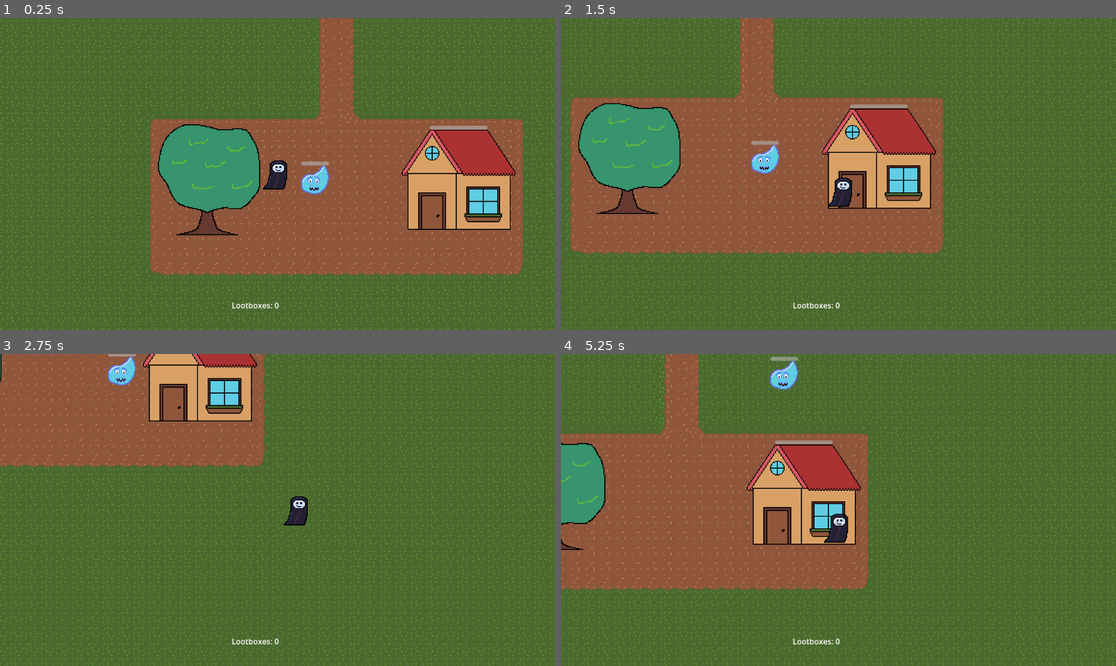
Above: before the commit, frames 1-4 (two rows, left to right).
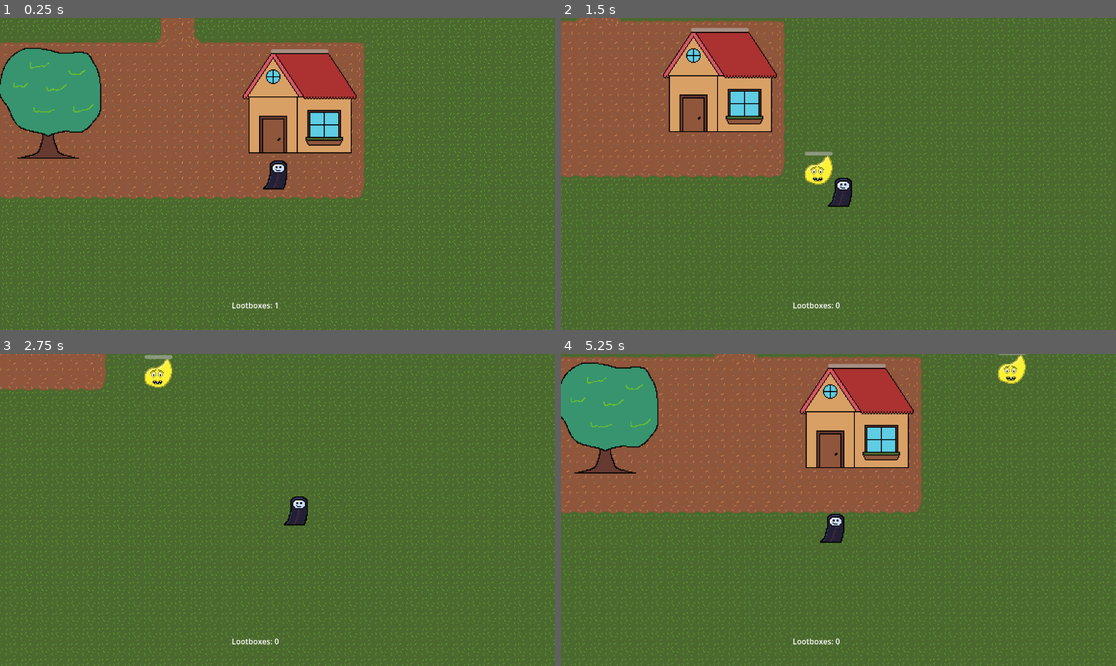
Above: after the commit, the same moments.

Repository: Uvecrep/Gamba
Game: Godot game, scene res://levels/main.tscn
Same seed, same stepped clock (60 frames per second), same inputs: the game is played once before the commit and once after it.
Inputs:
- Up to frame 1 (0.25 s): no input
- Up to frame 2 (1.5 s): tap Enter at 0.5 s; hold D (right) 0.53-1.28 s; tap E (interact) at 0.6 s; hold S (down) from 1.28 s (still down); tap Q (use_lootbox) at 1.35 s
- Up to frame 3 (2.75 s): release S (down) at 2.03 s; hold D (right) from 2.03 s (still down); tap E (interact) at 2.1 s
- Up to frame 4 (5.25 s): release D (right) at 2.78 s; hold W (up) 2.78-3.53 s; tap Q (use_lootbox) at 2.85, 4.35 s; hold A (left) 3.53-5.03 s; tap E (interact) at 3.6, 5.1 s; hold S (down) from 5.03 s (still down)

The runs differ from the first frame. In frame 1, 58% of the frame differs, in the area x 0-100%, y 0-100%; in frame 2, 45%; in frame 3, 23%; in frame 4, 43%.

Commit message:
Integrate existing resource-based loot-box system with main game lootbox logic. Make rare summons, use new rare summons texture for sprite.

Diff:
--- a/assets/lootbox/lootbox.gd
+++ b/assets/lootbox/lootbox.gd
@@ -16,12 +16,25 @@
 	var total_weight: float = 0.0
 
 	for x in lootTable:
+		if x == null:
+			continue
+		if x.weight <= 0.0:
+			continue
 		total_weight += x.weight
+
+	if total_weight <= 0.0:
+		assert(false, "Lootbox.roll() failed: all loot entry weights are <= 0")
+		return null
 
 	var rand: float = randf() * total_weight
 	var cumulative: float = 0.0
 
 	for x in lootTable:
+		if x == null:
+			continue
+		if x.weight <= 0.0:
+			continue
+
 		cumulative += x.weight
 		if rand <= cumulative:
 			return x
--- a/assets/lootbox/lootbox_outcome.gd
+++ b/assets/lootbox/lootbox_outcome.gd
@@ -3,5 +3,6 @@
 
 # Base class for outcomes of a Lootbox roll
 
-func execute() -> void:
-	print("Base outcome")
+func execute(_context: Dictionary = {}) -> bool:
+	push_warning("LootboxOutcome.execute() called on base class; no outcome was applied.")
+	return false
--- a/assets/lootbox/lootbox_outcome_print.gd
+++ b/assets/lootbox/lootbox_outcome_print.gd
@@ -5,5 +5,6 @@
 
 @export var to_print : String
 
-func execute() -> void:
+func execute(_context: Dictionary = {}) -> bool:
 	print("LootboxOutcomePrint: " + to_print)
+	return true
--- /dev/null
+++ b/assets/lootbox/lootbox_outcome_spawn_summon.gd
@@ -0,0 +1,69 @@
+extends LootboxOutcome
+class_name LootboxOutcomeSpawnSummon
+
+@export var summon_scene: PackedScene = preload("res://entities/summon/summon.tscn")
+@export var spawn_distance: float = 48.0
+@export var damage_multiplier: float = 1.0
+@export var max_health_multiplier: float = 1.0
+@export var summon_texture_override: Texture2D
+
+func execute(context: Dictionary = {}) -> bool:
+	var opener := context.get("opener") as Node2D
+	if opener == null:
+		push_warning("LootboxOutcomeSpawnSummon: missing Node2D opener in context.")
+		return false
+	if summon_scene == null:
+		push_warning("LootboxOutcomeSpawnSummon: summon_scene is not configured.")
+		return false
+
+	var summon_node := summon_scene.instantiate() as Node2D
+	if summon_node == null:
+		push_warning("LootboxOutcomeSpawnSummon: summon_scene does not instantiate to Node2D.")
+		return false
+
+	_apply_stat_modifiers(summon_node)
+	_apply_visual_modifiers(summon_node)
+
+	var spawn_parent: Node = opener.get_tree().current_scene
+	if spawn_parent == null:
+		spawn_parent = opener.get_parent()
+	if spawn_parent == null:
+		spawn_parent = opener
+
+	spawn_parent.add_child(summon_node)
+	summon_node.global_position = _pick_spawn_position(opener.global_position)
+	return true
+
+func _pick_spawn_position(origin: Vector2) -> Vector2:
+	var spawn_direction := Vector2.RIGHT.rotated(randf() * TAU)
+	return origin + (spawn_direction * spawn_distance)
+
+func _apply_stat_modifiers(summon_node: Node) -> void:
+	if _has_property(summon_node, "attack_damage"):
+		var current_damage := float(summon_node.get("attack_damage"))
+		summon_node.set("attack_damage", current_damage * maxf(damage_multiplier, 0.01))
+
+	if _has_property(summon_node, "max_health"):
+		var current_health := float(summon_node.get("max_health"))
+		summon_node.set("max_health", current_health * maxf(max_health_multiplier, 0.01))
+
+func _apply_visual_modifiers(summon_node: Node2D) -> void:
+	if summon_texture_override == null:
+		return
+
+	var sprite := summon_node.get_node_or_null("Sprite2D") as Sprite2D
+	if sprite == null:
+		var fallback := summon_node.find_child("Sprite2D", true, false)
+		sprite = fallback as Sprite2D
+
+	if sprite == null:
+		push_warning("LootboxOutcomeSpawnSummon: summon has no Sprite2D to override texture.")
+		return
+
+	sprite.texture = summon_texture_override
+
+func _has_property(node: Object, property_name: StringName) -> bool:
+	for property_data in node.get_property_list():
+		if StringName(property_data.get("name", "")) == property_name:
+			return true
+	return false
--- /dev/null
+++ b/assets/lootbox/main_starting_lootbox.tres
@@ -0,0 +1,34 @@
+[gd_resource type="Resource" script_class="Lootbox" format=3 uid="uid://cp1vkiokldj33"]
+
+[ext_resource type="Script" uid="uid://dyxn4ehwu0w0d" path="res://assets/lootbox/lootbox.gd" id="1_lootbox"]
+[ext_resource type="Script" uid="uid://bf8k3eubtelf0" path="res://assets/lootbox/loot_entry.gd" id="2_entry"]
+[ext_resource type="Script" uid="uid://b8tplg8ohx7w4" path="res://assets/lootbox/lootbox_outcome_spawn_summon.gd" id="3_spawn_outcome"]
+[ext_resource type="Script" uid="uid://cpkrdf3d52eb1" path="res://assets/lootbox/lootbox_mod.gd" id="4_fi66f"]
+[ext_resource type="PackedScene" uid="uid://d1i770h2w5bx1" path="res://entities/summon/summon.tscn" id="4_summon_scene"]
+[ext_resource type="Texture2D" uid="uid://0sej33u0fs" path="res://assets/characters/rare_summon.png" id="5_rare_summon_texture"]
+
+[sub_resource type="Resource" id="Outcome_Normal"]
+script = ExtResource("3_spawn_outcome")
+
+[sub_resource type="Resource" id="Entry_Normal"]
+script = ExtResource("2_entry")
+outcome = SubResource("Outcome_Normal")
+weight = 80.0
+
+[sub_resource type="Resource" id="Outcome_Rare"]
+script = ExtResource("3_spawn_outcome")
+damage_multiplier = 1.2
+max_health_multiplier = 1.2
+summon_texture_override = ExtResource("5_rare_summon_texture")
+
+[sub_resource type="Resource" id="Entry_Rare"]
+script = ExtResource("2_entry")
+outcome = SubResource("Outcome_Rare")
+weight = 20.0
+
+[resource]
+script = ExtResource("1_lootbox")
+name = "Starter Summon Box"
+color = "Green"
+description = "Summons an ally. 20% chance to summon a rarer stronger ally."
+lootTable = Array[ExtResource("2_entry")]([SubResource("Entry_Normal"), SubResource("Entry_Rare")])
--- a/entities/player/player.gd
+++ b/entities/player/player.gd
@@ -1,13 +1,12 @@
 extends CharacterBody2D
 
 @export var speed: float = 400.0
-@export var starting_lootboxes: int = 0
+@export var starting_lootboxes: int = 1
 @export var harvest_range: float = 96.0
 @export var harvest_amount_per_interaction: int = 1
 @export var harvest_action: StringName = &"interact"
 @export var use_lootbox_action: StringName = &"use_lootbox"
-@export var summon_scene: PackedScene = preload("res://entities/summon/summon.tscn")
-@export var summon_spawn_distance: float = 48.0
+@export var active_lootbox: Lootbox = preload("res://assets/lootbox/main_starting_lootbox.tres")
 
 signal lootbox_inventory_changed(current: int, previous: int)
 
@@ -65,14 +64,11 @@
 
 	if not Input.is_action_just_pressed(use_lootbox_action):
 		return
-	if summon_scene == null:
-		push_warning("Player: summon_scene is not configured; cannot use lootbox.")
-		return
 	if not try_spend_lootboxes(1):
 		return
 
-	if not _spawn_summon_from_lootbox():
-		# Refund on spawn failure so lootboxes are not lost by configuration errors.
+	if not _open_active_lootbox():
+		# Refund on roll/outcome failure so lootboxes are not lost by configuration errors.
 		add_lootboxes(1)
 
 func _find_nearest_harvestable_tree() -> Node:
@@ -98,25 +94,26 @@
 
 	return nearest_tree
 
-func _spawn_summon_from_lootbox() -> bool:
-	var summon_node := summon_scene.instantiate() as Node2D
-	if summon_node == null:
-		push_warning("Player: summon_scene does not instantiate to a Node2D.")
+func _open_active_lootbox() -> bool:
+	if active_lootbox == null:
+		push_warning("Player: active_lootbox is not configured; cannot open lootbox.")
 		return false
 
-	if get_tree().current_scene != null:
-		get_tree().current_scene.add_child(summon_node)
-	elif get_parent() != null:
-		get_parent().add_child(summon_node)
-	else:
-		add_child(summon_node)
-
-	summon_node.global_position = _pick_summon_spawn_position()
-	return true
-
-func _pick_summon_spawn_position() -> Vector2:
-	var spawn_direction := Vector2.RIGHT.rotated(randf() * TAU)
-	return global_position + (spawn_direction * summon_spawn_distance)
+	var rolled_entry: LootEntry = active_lootbox.roll()
+	if rolled_entry == null:
+		push_warning("Player: active_lootbox returned no LootEntry.")
+		return false
+	if rolled_entry.outcome == null:
+		push_warning("Player: rolled LootEntry has no outcome.")
+		return false
+
+	var context := {
+		"opener": self,
+		"player": self,
+		"current_scene": get_tree().current_scene,
+	}
+
+	return bool(rolled_entry.outcome.execute(context))
 
 func _configure_world_bounds() -> void:
 	var tile_map_layer := _find_world_tile_map_layer()
--- a/entities/tree/tree.tscn
+++ b/entities/tree/tree.tscn
@@ -20,7 +20,7 @@
 texture = ExtResource("2_j2nfi")
 
 [node name="GrowthTimer" type="Timer" parent="." unique_id=2084177012]
-wait_time = 30.0
+wait_time = 20.0
 
 [node name="FruitSprites" type="Node2D" parent="." unique_id=1032264095]
 
--- a/levels/main.tscn
+++ b/levels/main.tscn
@@ -2,12 +2,11 @@
 
 [ext_resource type="PackedScene" uid="uid://bhxxgyq6e3ond" path="res://entities/player/player.tscn" id="1_2262g"]
 [ext_resource type="PackedScene" uid="uid://d34vqfagsgpkm" path="res://levels/world.tscn" id="2_wdj6m"]
-[ext_resource type="PackedScene" uid="uid://d1i770h2w5bx1" path="res://entities/summon/summon.tscn" id="4_wrc4g"]
 [ext_resource type="PackedScene" uid="uid://domyo1x6j4x7w" path="res://entities/enemy/enemy_spawner.tscn" id="5_u7xt2"]
 [ext_resource type="PackedScene" uid="uid://b6u051drnvexw" path="res://entities/house/house.tscn" id="6_7hmax"]
 [ext_resource type="PackedScene" uid="uid://bnb85qll64ayq" path="res://entities/tree/tree.tscn" id="7_b7kfm"]
 [ext_resource type="Script" uid="uid://crktasjdq5d76" path="res://scripts/lootbox_counter_hud.gd" id="8_hud"]
-[ext_resource type="Script" path="res://levels/main.gd" id="9_main"]
+[ext_resource type="Script" uid="uid://rhfo0sb0yvxy" path="res://levels/main.gd" id="9_main"]
 
 [node name="Main" type="Node2D" unique_id=805994972]
 script = ExtResource("9_main")
@@ -25,10 +24,7 @@
 spawn_interval = 5.0
 
 [node name="player" parent="." unique_id=57563531 instance=ExtResource("1_2262g")]
-position = Vector2(438, 292)
-
-[node name="summon" parent="." unique_id=1038151326 instance=ExtResource("4_wrc4g")]
-position = Vector2(530, 304)
+position = Vector2(768, 451)
 
 [node name="UI" type="CanvasLayer" parent="." unique_id=299344106]
 script = ExtResource("8_hud")
@@ -54,6 +50,7 @@
 color = Color(0, 0, 0, 0.72)
 
 [node name="GameOverPanel" type="PanelContainer" parent="GameOverLayer" unique_id=48287472]
+anchors_preset = 8
 anchor_left = 0.5
 anchor_top = 0.5
 anchor_right = 0.5
@@ -64,35 +61,31 @@
 offset_bottom = 80.0
 
 [node name="MarginContainer" type="MarginContainer" parent="GameOverLayer/GameOverPanel" unique_id=1648685912]
-anchors_preset = 15
-anchor_right = 1.0
-anchor_bottom = 1.0
-grow_horizontal = 2
-grow_vertical = 2
+layout_mode = 2
 theme_override_constants/margin_left = 20
 theme_override_constants/margin_top = 16
 theme_override_constants/margin_right = 20
 theme_override_constants/margin_bottom = 16
 
 [node name="VBoxContainer" type="VBoxContainer" parent="GameOverLayer/GameOverPanel/MarginContainer" unique_id=516451679]
-anchors_preset = 15
-anchor_right = 1.0
-anchor_bottom = 1.0
-grow_horizontal = 2
-grow_vertical = 2
+layout_mode = 2
 theme_override_constants/separation = 10
 
 [node name="TitleLabel" type="Label" parent="GameOverLayer/GameOverPanel/MarginContainer/VBoxContainer" unique_id=1862287365]
-horizontal_alignment = 1
+layout_mode = 2
 theme_override_font_sizes/font_size = 36
 text = "Game Over"
+horizontal_alignment = 1
 
 [node name="HintLabel" type="Label" parent="GameOverLayer/GameOverPanel/MarginContainer/VBoxContainer" unique_id=1303071754]
+layout_mode = 2
+text = "Your house was destroyed."
 horizontal_alignment = 1
-text = "Your house was destroyed."
 
 [node name="RestartButton" type="Button" parent="GameOverLayer/GameOverPanel/MarginContainer/VBoxContainer" unique_id=751337111]
+layout_mode = 2
 text = "Restart"
 
 [node name="QuitButton" type="Button" parent="GameOverLayer/GameOverPanel/MarginContainer/VBoxContainer" unique_id=227680988]
+layout_mode = 2
 text = "Quit"
Not shown, added: assets/lootbox/lootbox_outcome_spawn_summon.gd.uid
Not shown: 1 places in levels/main.tscn that only renumber resources
